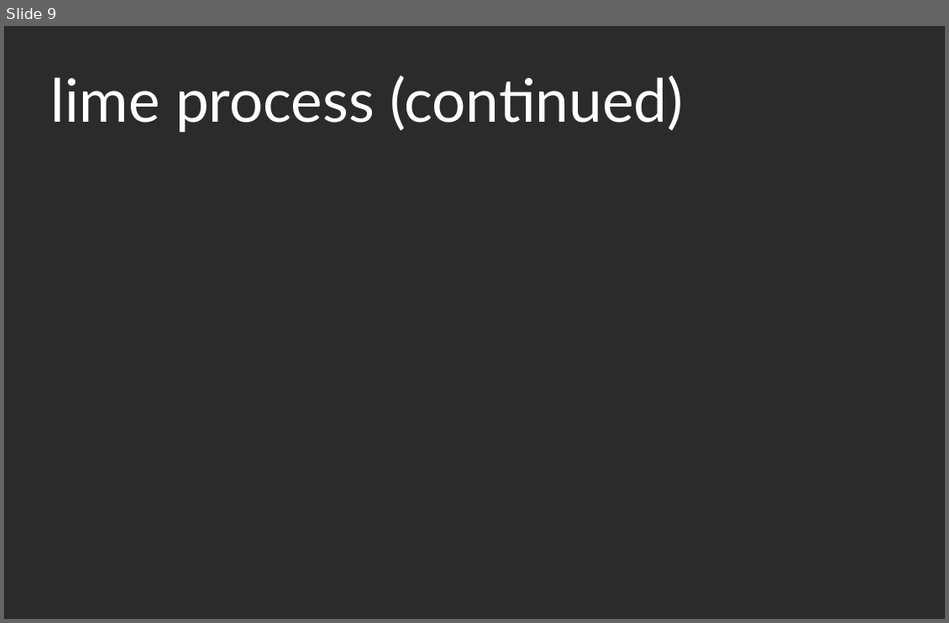
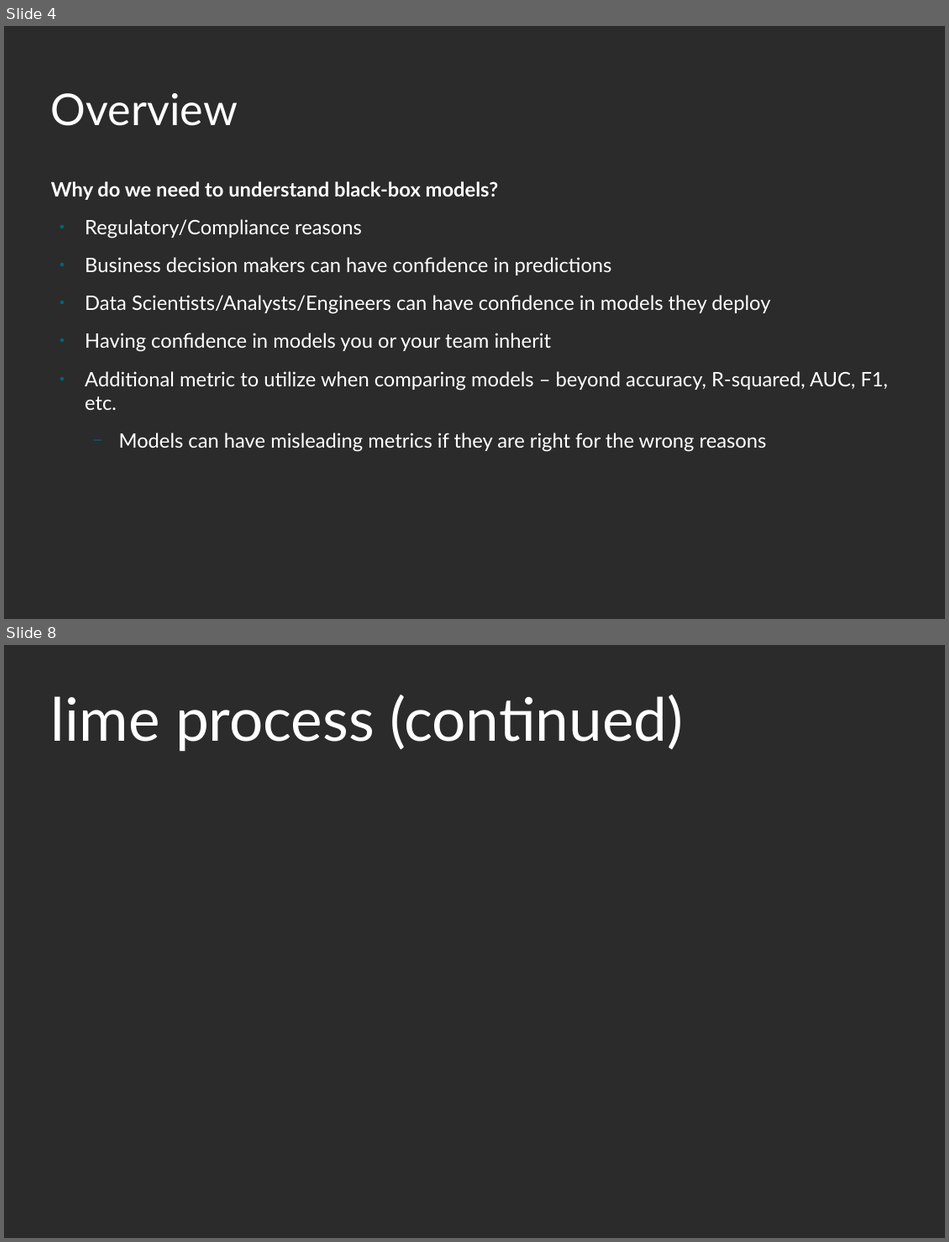
Before and after one commit to mattdube/stl-rug_lime, a slide deck: Slides/stl-rug_lime_01092019.odp. Shown one above the other, each under a label of ours: slide 9 before the commit, slides 4 and 8 after it; the slides between them are not shown. The pictures are 949x623 and 949x1242 pixels, drawn with LibreOffice and Linux fonts; fonts in the diff are those of the drawing; background and template pictures are left out; a plain dark background stands for a picture behind light text. Boxes give left, top, right and bottom in pixels: in the first picture for what was removed or moved away, otherwise in the second. Text is boxed around its words. In the diff, an @@ line names an element or a change of style, - is before the commit and + after.

```diff
--- a/Slides/stl-rug_lime_01092019.odp
+++ b/Slides/stl-rug_lime_01092019.odp
@@ slide 4 added at [4,26,945,619], background picture (left out) @@
@@ title added at [51,93,238,126], 44 pt, text #FFFFFF @@
+Overview
@@ text added at [51,181,889,452], 20 pt, text #FFFFFF @@
+Why do we need to understand black-box models?
+● Regulatory/Compliance reasons
+● Business decision makers can have confidence in predictions
+● Data Scientists/Analysts/Engineers can have confidence in models they deploy
+● Having confidence in models you or your team inherit
+● Additional metric to utilize when comparing models – beyond accuracy, R-squared, AUC, F1, etc.
+  − Models can have misleading metrics if they are right for the wrong reasons
@@ what was slide 9 is now slide 8 @@
```
Also in this commit, not shown: 12 slides changed, 1 other slide added, 2 slides removed.
